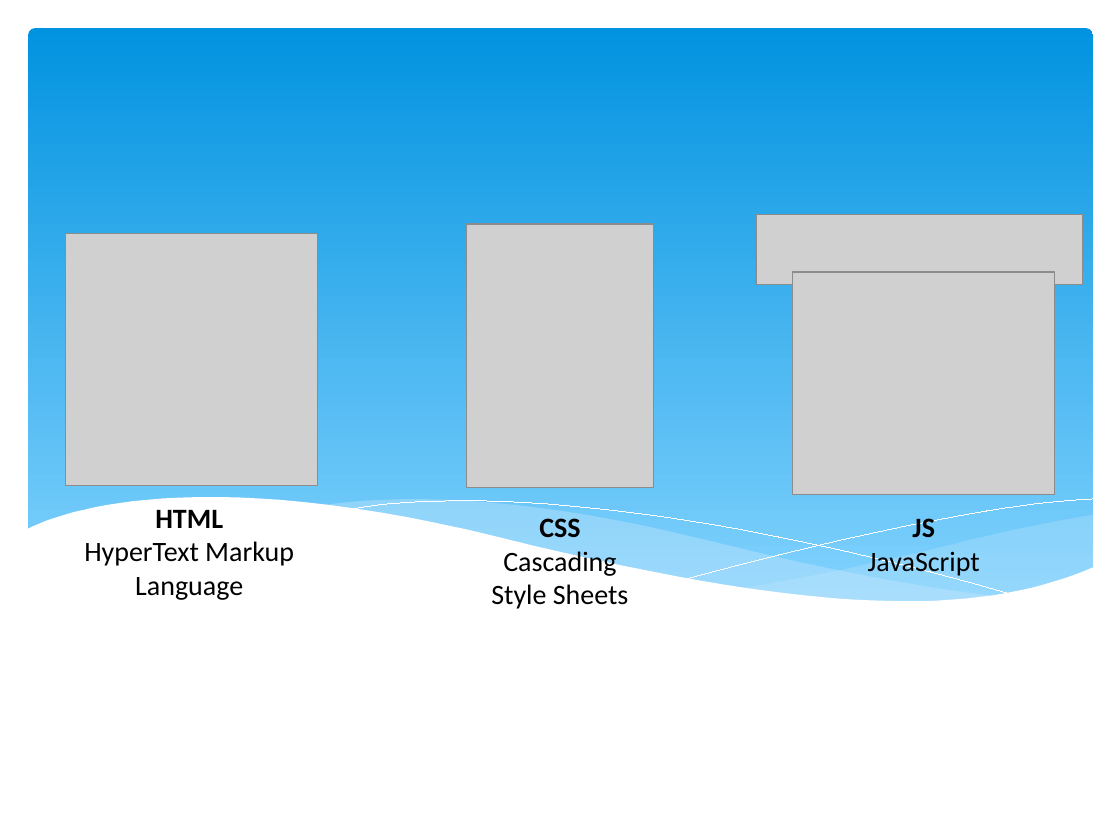
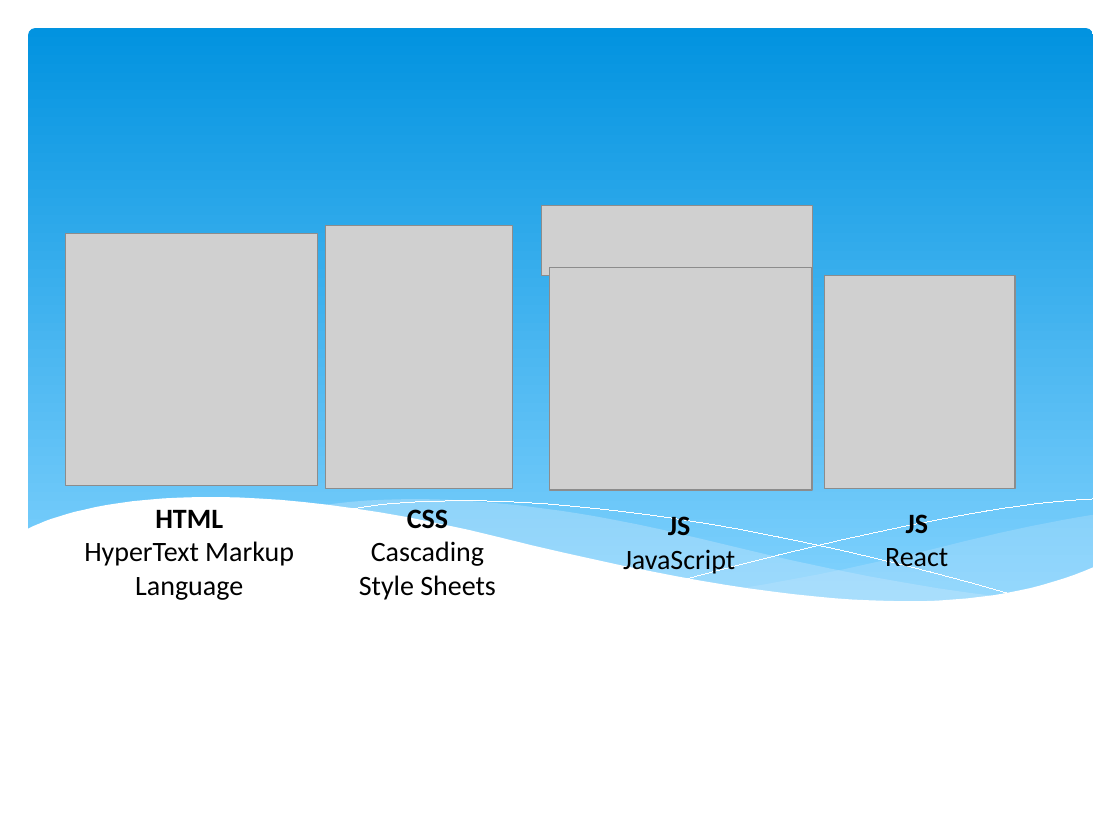
Before and after one commit to DebmalyaPal/Disease-Prediction-System-using-Machine-Learning, a slide deck: slide 12 of CS_8thSem_80.pptx. Drawn at 1120x840 pixels with LibreOffice and Linux fonts; fonts in the diff are those of the drawing; grey boxes stand for pictures; background and template pictures are left out. Boxes give left, top, right and bottom in pixels: in the first picture for what was removed or moved away, otherwise in the second. Text is boxed around its words. In the diff, an @@ line names an element or a change of style, - is before the commit and + after.

```diff
--- a/CS_8thSem_80.pptx
+++ b/CS_8thSem_80.pptx
@@ picture: place and size @@
-picture at [756,215,1083,286]
+picture at [541,205,812,276]
@@ picture: place and size @@
-picture at [467,224,654,487]
+picture at [326,225,513,488]
@@ picture: place and size @@
-picture at [792,272,1054,495]
+picture at [550,268,812,491]
@@ picture added at [824,276,1015,488] @@
@@ text "CSS Cascading Style Sheets": place and size @@
-text "CSS Cascading Style Sheets" at [491,518,629,609]
+text "CSS Cascading Style Sheets" at [359,509,496,600]
@@ text "JS JavaScript": place and size @@
-text "JS JavaScript" at [868,518,980,577]
+text "JS JavaScript" at [623,516,735,576]
@@ text added at [885,514,948,573], 18 pt, text #000000 @@
+JS
+React
```
Also in this commit, not shown: 2 other slides changed, 7 other files.
